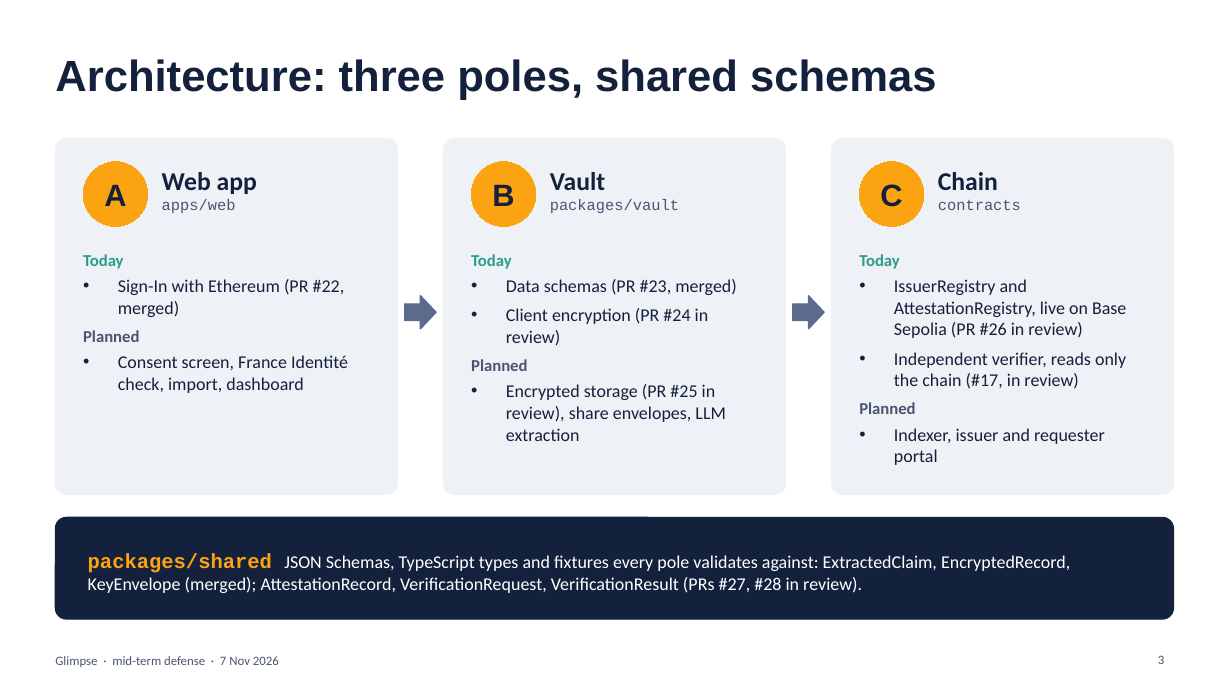
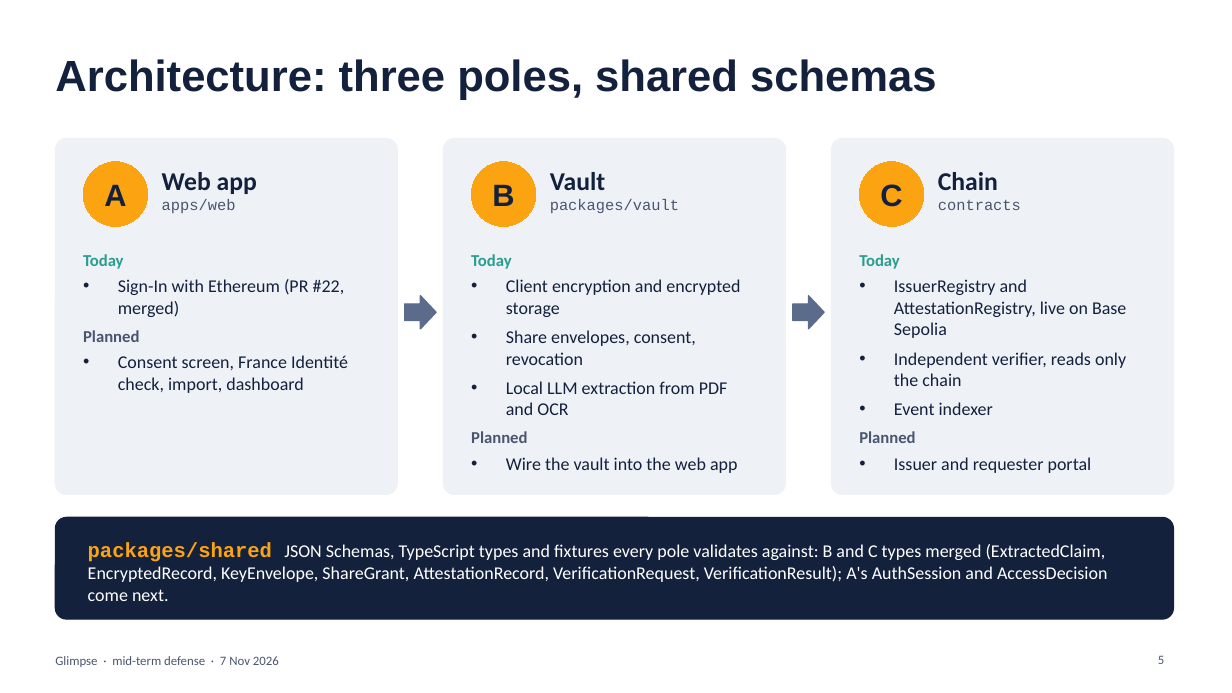
Before and after one commit to CouturierNathan/Glimpse, a slide deck: slide 5 of docs/mid-term-demo.pptx (slide 3 before the commit). Drawn at 1232x693 pixels with LibreOffice and Linux fonts; fonts in the diff are those of the drawing. Boxes give left, top, right and bottom in pixels: in the first picture for what was removed or moved away, otherwise in the second. Text is boxed around its words. In the diff, an @@ line names an element or a change of style, - is before the commit and + after.

Commit message:
Update the defense slides to the merged state and add the journeys and roadmap (#20)
Pole B's vault, the verifier and the indexer landed on main this morning, so the slides still
showing them in review were wrong; the jury also needs the three journeys and the four phases
to place the demo.

```diff
--- a/docs/mid-term-demo.pptx
+++ b/docs/mid-term-demo.pptx
@@ text at [506, 279, 740, 415]: text changed @@
-• Data schemas (PR #23, merged)
-• Client encryption (PR #24 in review)
+• Client encryption and encrypted storage
+• Share envelopes, consent, revocation
+• Local LLM extraction from PDF and OCR
@@ text at [894, 279, 1126, 415]: text changed @@
-• IssuerRegistry and AttestationRegistry, live on Base Sepolia (PR #26 in review)
-• Independent verifier, reads only the chain (#17, in review)
+• IssuerRegistry and AttestationRegistry, live on Base Sepolia
+• Independent verifier, reads only the chain
+• Event indexer
@@ text at [506, 457, 737, 473]: text changed @@
-• Encrypted storage (PR #25 in review), share envelopes, LLM extraction
+• Wire the vault into the web app
@@ text at [894, 457, 1092, 473]: text changed @@
-• Indexer, issuer and requester portal
+• Issuer and requester portal
@@ text at [88, 543, 1107, 601]: text changed @@
-packages/shared JSON Schemas, TypeScript types and fixtures every pole validates against: ExtractedClaim, EncryptedRecord, KeyEnvelope (merged); AttestationRecord, VerificationRequest, VerificationResult (PRs #27, #28 in review).
+packages/shared JSON Schemas, TypeScript types and fixtures every pole validates against: B and C types merged (ExtractedClaim, EncryptedRecord, KeyEnvelope, ShareGrant, AttestationRecord, VerificationRequest, VerificationResult); A's AuthSession and AccessDecision come next.
@@ page number at [1158, 655, 1164, 664]: text changed @@
-3
+5
```
Also in this commit, not shown: 2 other slides changed, 2 slides added.
